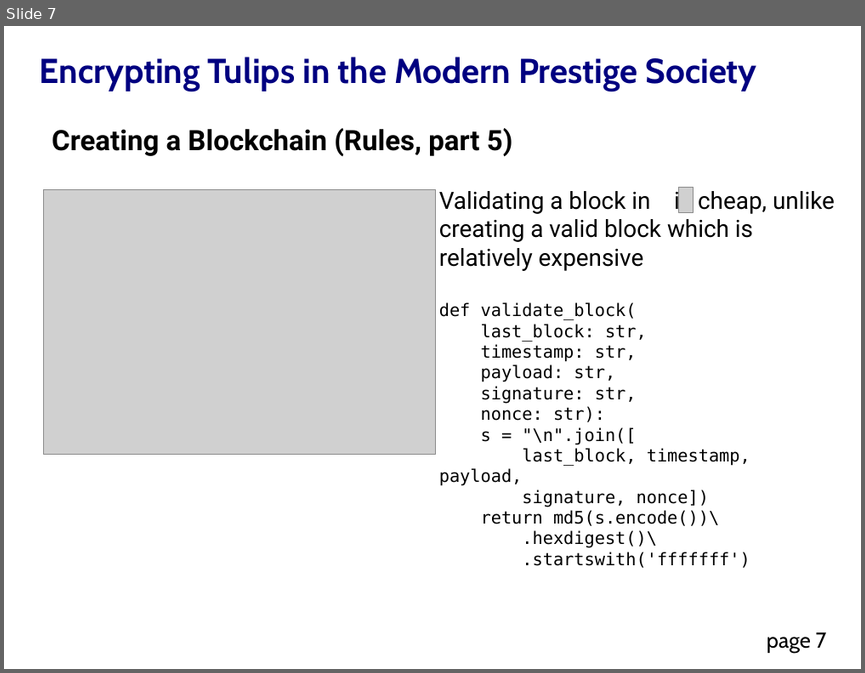
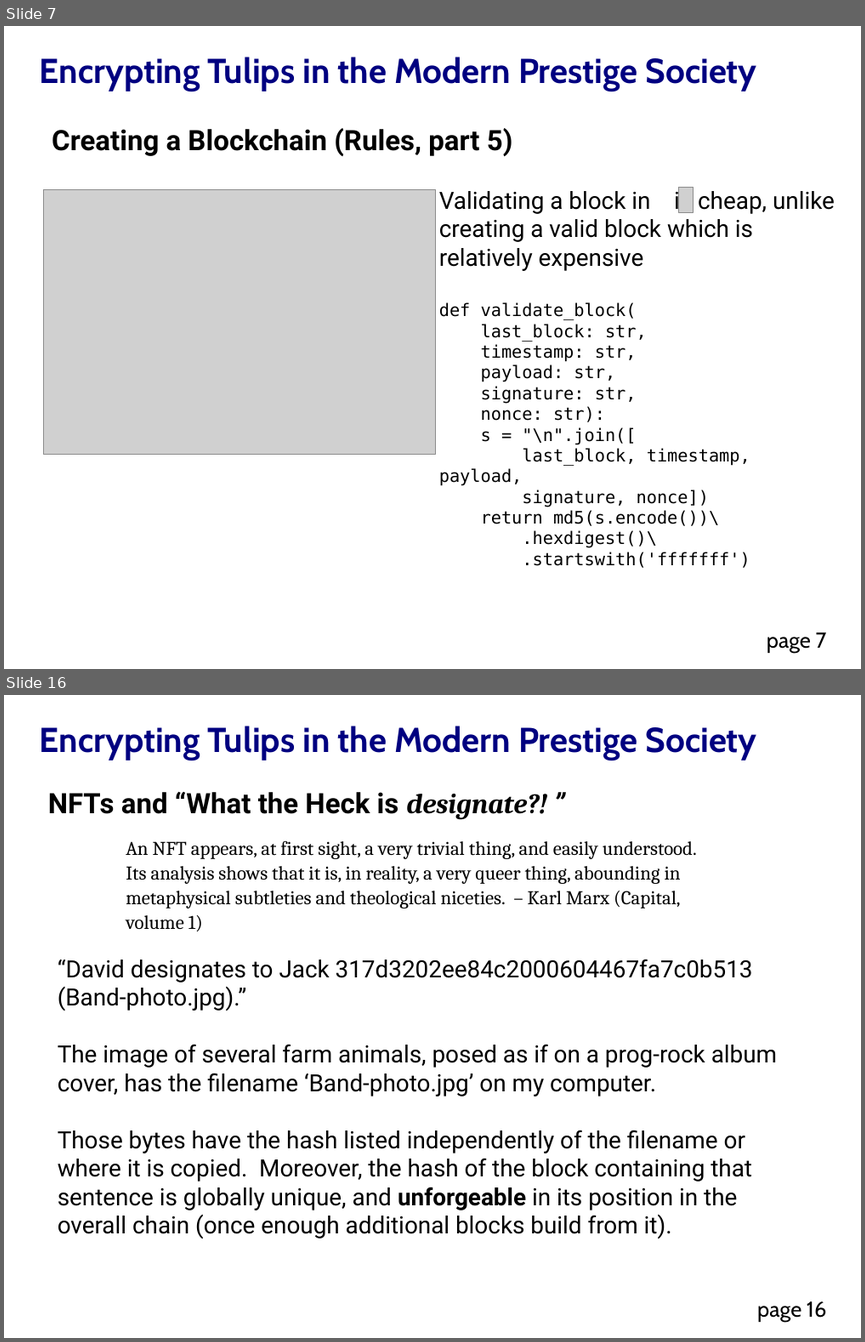
Before and after one commit to DavidMertz/Encrypting_Tulips, a slide deck: Encrypting_Tulips.odp. Shown one above the other, each under a label of ours: slide 7 before the commit, slides 7 and 16 after it; the slides between them are not shown. The pictures are 865x673 and 865x1342 pixels, drawn with LibreOffice and Linux fonts; fonts in the diff are those of the drawing; grey boxes stand for pictures. Boxes give left, top, right and bottom in pixels: in the first picture for what was removed or moved away, otherwise in the second. Text is boxed around its words. In the diff, an @@ line names an element or a change of style, - is before the commit and + after.

```diff
--- a/Encrypting_Tulips.odp
+++ b/Encrypting_Tulips.odp
@@ slide 16 added at box(4, 695, 861, 1338), background #FFFFFF; not listed: 2 template elements that a slide beside it also shows @@
@@ text added at box(48, 792, 547, 820), 26 pt, text #000000, bold @@
+NFTs and “What the Heck is designate?! ”
@@ text added at box(126, 840, 697, 931), 18 pt, text #000000 @@
+An NFT appears, at first sight, a very trivial thing, and easily understood. Its analysis shows that it is, in reality, a very queer thing, abounding in metaphysical subtleties and theological niceties. – Karl Marx (Capital, volume 1)
@@ text added at box(58, 959, 777, 1238), 22 pt, text #000000 @@
+“David designates to Jack 317d3202ee84c2000604467fa7c0b513 (Band-photo.jpg).”
+The image of several farm animals, posed as if on a prog-rock album cover, has the filename ‘Band-photo.jpg’ on my computer.
+Those bytes have the hash listed independently of the filename or where it is copied. Moreover, the hash of the block containing that sentence is globally unique, and unforgeable in its position in the overall chain (once enough additional blocks build from it).
```
Also in this commit, not shown: 3 slides changed, 22 other slides added, 11 other files.
